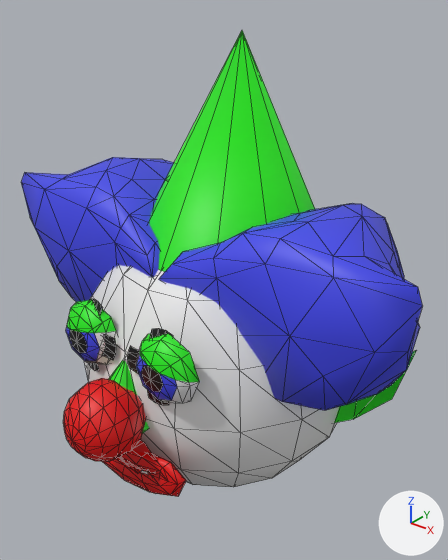
Two versions of the glTF model MakeMeLaugh/mini_games/clown/models/clown.gltf, one commit apart.
Both versions are drawn from a 50 mm lens placed at (2.43, -3.01, 2.38), pointed at (0.03, -0.02, 0.52). The axes (+X, +Y, +Z) are drawn at lower right. The lights are the same throughout. Mesh edges are drawn as thin lines. Vertices at the same position are counted once.

Names of what the first picture shows: 'ClownEyes', 'ClownHat', 'ClownMouth', 'ClownNose', 'GoblinEyes', 'GoblinHat', 'Head'.
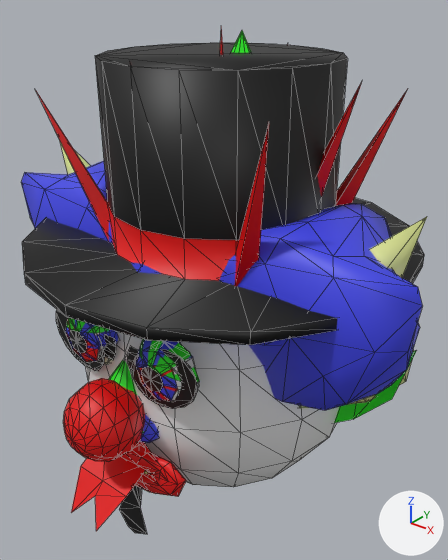
What differs and where, as boxes (x1, y1, x2, y2) in the pictures (448 x 560 px):
'DrHat', added (black): after (22, 43, 424, 408)
    faces in mat_black (black #000000): (22, 43, 424, 345)
    faces in mat_red (red #e70200): (107, 202, 239, 281)
    faces in mat_yellow (yellow #dfe796): (299, 349, 414, 408)
'SkelHat', added (red): after (36, 26, 407, 286)
'GoblinHat', reshaped: before (334, 351, 416, 423); after (60, 142, 427, 423)
'DrMouth', added (red): after (71, 457, 146, 531)
'SkelEyes', added (black): after (56, 310, 197, 409)
'DrEyes', added: after (66, 320, 200, 402)
    faces in mat_blue (blue #4147e7): (74, 320, 192, 368)
    faces in mat_red (red #e70200): (66, 321, 178, 401)
    faces in mat_black (black #000000): (69, 334, 164, 392)
    faces in mat_white (white #e7e7e7): (90, 350, 200, 402)
'SkelMouth', added (black): after (119, 442, 147, 534)
'DrNose', added: after (139, 415, 159, 443)
part 1 of me_plane_001, added (yellow): after (60, 142, 427, 345)
'GoblinEyes', unchanged, covered by the edit: before (66, 300, 200, 403); after (66, 318, 200, 401)

The change, as a list of edits to the scene's bpy script:
```text
Add mat_yellow:
    mat_yellow = principled_material('Yellow')
    mat_yellow.base_color = (0.739, 0.8, 0.307)  # yellow #dfe796
Change me_plane_001:
    used by ob_goblinhat; location = (0.0, 0.0, 0.0)
    remove me_plane_001.from_pydata(...)  # 12 vertices, 8 faces; spans x -1.41..1.41, y -0.03..0.0, z -0.31..0.49
    add me_plane_001.from_pydata(...)  # 47 vertices, 74 faces; spans x -1.42..1.42, y -0.97..1.24, z -0.31..1.34
    me_plane_001 part 1: a new loose piece of 35 vertices spanning x -1.42..1.42, y -0.97..1.24, z 0.08..1.34
    me_plane_001 part 2: the surface is now shaded smooth
    add me_plane_001.materials.append(mat_blue)  # blue #4147e7
    add me_plane_001.materials.append(mat_yellow)  # yellow #dfe796
Add me_cone_010:
    me_cone_010.from_pydata(...)  # 45 vertices, 54 faces; spans x -0.89..0.92, y -0.69..0.71, z 0.61..2.14
    me_cone_010.materials.append(mat_red)  # red #e70200
Add me_circle_001:
    me_circle_001.from_pydata(...)  # 32 vertices, 28 faces; spans x -0.604..0.604, y -0.983..-0.956, z 0.176..0.566
    me_circle_001.materials.append(mat_black)  # black #000000
Add me_plane_005:
    me_plane_005.from_pydata(...)  # 22 vertices, 20 faces; spans x -0.199..0.198, y -0.997..-0.968, z -1.051..-0.113
    me_plane_005.materials.append(mat_black)  # black #000000
Add me_cylinder:
    me_cylinder.from_pydata(...)  # 128 vertices, 248 faces; spans x -1.3..1.3, y -1.3..1.3, z 0.08..1.98
    # faces by material slot: [156, 32, 60]
    me_cylinder.materials.append(mat_black)  # black #000000
    me_cylinder.materials.append(mat_red)  # red #e70200
    me_cylinder.materials.append(mat_yellow)  # yellow #dfe796
Add me_plane:
    me_plane.from_pydata(...)  # 12 vertices, 11 faces; spans x -0.211..0.211, y -1.365..-0.954, z -0.636..-0.268
    # faces by material slot: [9, 2]
    me_plane.materials.append(mat_red)  # red #e70200
    me_plane.materials.append(mat_black)  # black #000000
Add me_icosphere_001:
    me_icosphere_001.from_pydata(...)  # 99 vertices, 144 faces; spans x -0.24..0.26, y -1.172..-0.853, z -0.206..0.206
    me_icosphere_001.materials.append(mat_blue)  # blue #4147e7
Add me_sphere_002_1:
    me_sphere_002_1.from_pydata(...)  # 98 vertices, 158 faces; spans x -0.542..0.542, y -1.027..-0.868, z 0.149..0.75
    # faces by material slot: [46, 30, 28, 54]
    me_sphere_002_1.materials.append(mat_white)  # white #e7e7e7
    me_sphere_002_1.materials.append(mat_black)  # black #000000
    me_sphere_002_1.materials.append(mat_red)  # red #e70200
    me_sphere_002_1.materials.append(mat_blue)  # blue #4147e7
Add ob_skelhat:
    ob_skelhat = bpy.data.objects.new('SkelHat', me_cone_010)
    ob_skelhat.location = (0.0, 0.0, 0.0)
Add ob_skeleyes:
    ob_skeleyes = bpy.data.objects.new('SkelEyes', me_circle_001)
    ob_skeleyes.location = (0.0, 0.0, 0.0)
Add ob_skelmouth:
    ob_skelmouth = bpy.data.objects.new('SkelMouth', me_plane_005)
    ob_skelmouth.location = (0.0, 0.0, 0.0)
Add ob_drhat:
    ob_drhat = bpy.data.objects.new('DrHat', me_cylinder)
    ob_drhat.location = (0.0, 0.0, 0.0)
Add ob_drmouth:
    ob_drmouth = bpy.data.objects.new('DrMouth', me_plane)
    ob_drmouth.location = (0.0, 0.0, 0.0)
Add ob_drnose:
    ob_drnose = bpy.data.objects.new('DrNose', me_icosphere_001)
    ob_drnose.location = (0.0, 0.0, 0.0)
Add ob_dreyes:
    ob_dreyes = bpy.data.objects.new('DrEyes', me_sphere_002_1)
    ob_dreyes.location = (0.0, 0.0, 0.0)
```
